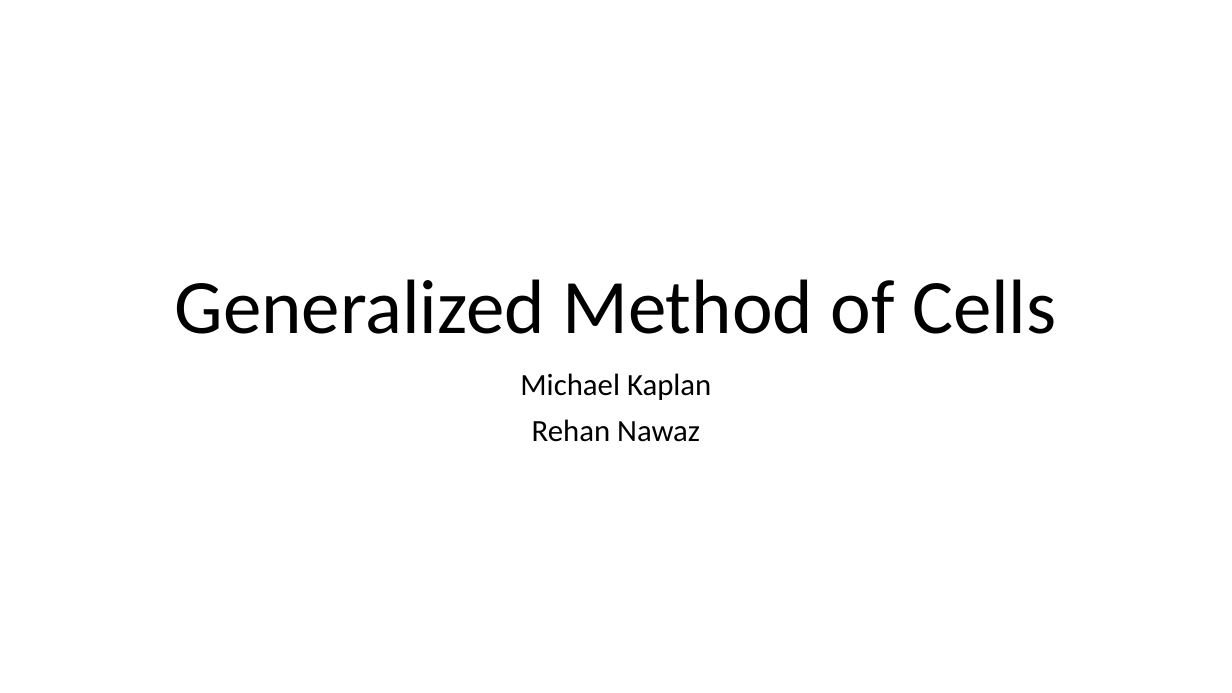
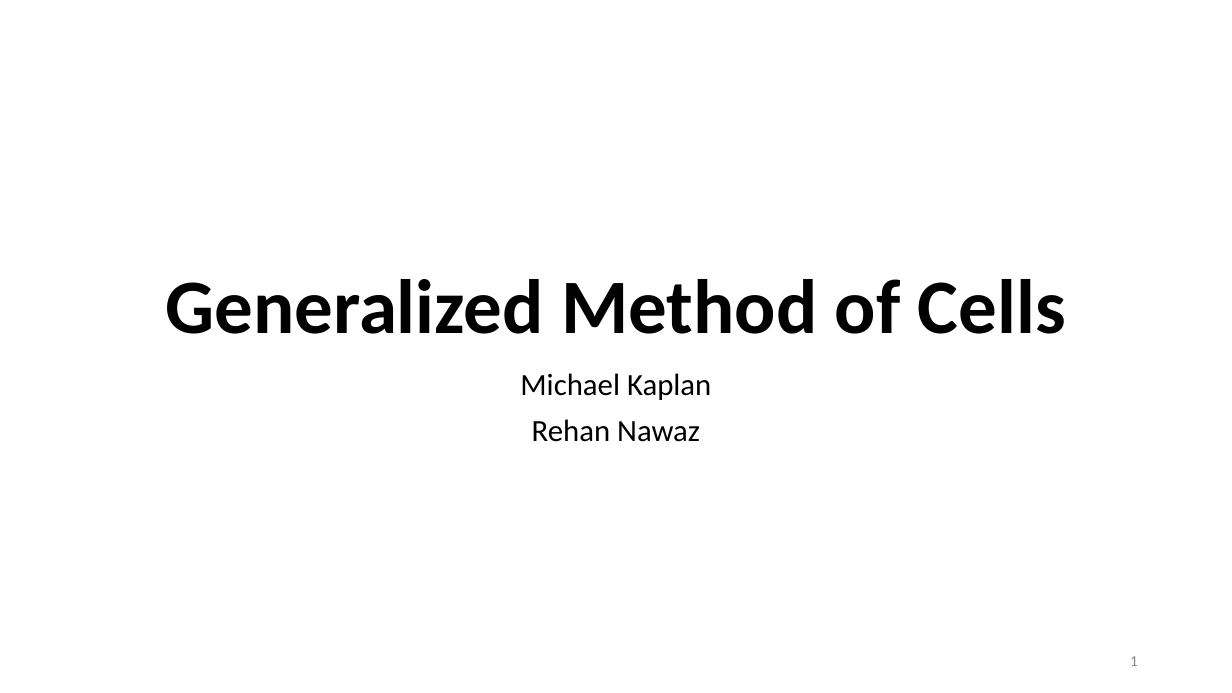
Before and after one commit to nahernz/Method_of_Cells, a slide deck: slide 1 of Generalized Method of Cells (08-01-2014).pptx. Drawn at 1232x693 pixels with LibreOffice and Linux fonts; fonts in the diff are those of the drawing. Boxes give left, top, right and bottom in pixels: in the first picture for what was removed or moved away, otherwise in the second. Text is boxed around its words. In the diff, an @@ line names an element or a change of style, - is before the commit and + after.

```diff
--- a/Generalized Method of Cells (08-01-2014).pptx
+++ b/Generalized Method of Cells (08-01-2014).pptx
@@ title "Generalized Method of Cells" at (165,279,1066,334): bold on @@
@@ page number added at (1130,656,1138,666), 12 pt, text #8C8C8C @@
+1
```
Also in this commit, not shown: 5 other slides changed, 3 slides added, 1 slide removed.
